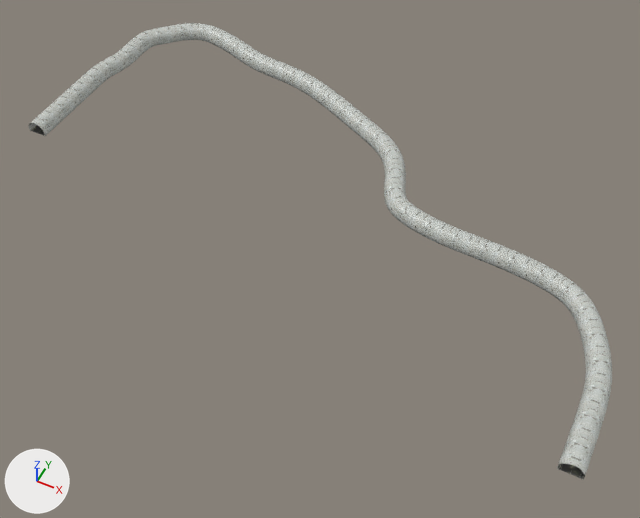
A saved change to the Blender file Tunel/recorridoTunel.blend.
The view is the same before and after, from a camera (50 mm lens) standing at (337.0, -321.0, 348.0) and looking at (187.0, -21.0, -27.0). Lighting does not change. The marker at lower left points along +X, +Y and +Z.

In view in the first picture: 'CilindroTunel'.
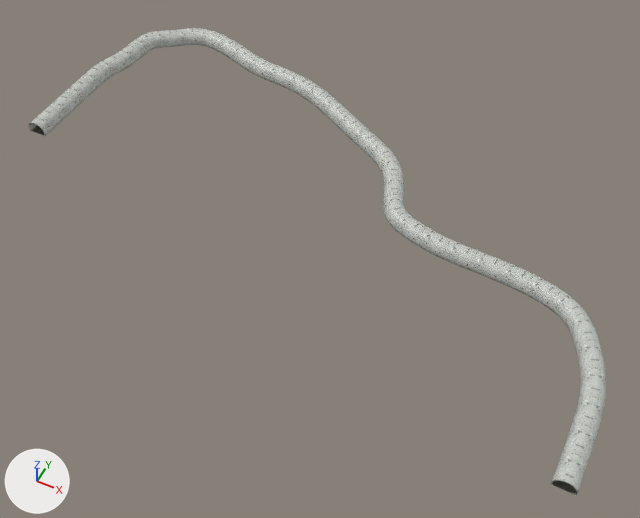
Location of each change, (x1, y1, x2, y2) in pixels of the pictures (640 x 518 px):
'CilindroTunel', reshaped: before (29, 23, 612, 480); after (29, 28, 606, 495)

Diff of the bpy script that builds the scene:
```diff
--- a/Tunel/recorridoTunel.blend.py
+++ b/Tunel/recorridoTunel.blend.py
@@ cu_nurbspath_001 @@
 _sp = cu_nurbspath_001.splines.new('NURBS'); _sp.points.add(34)
-_sp.points.foreach_set('co', [-2.0, 0.0, 0.0, 1.0, -1.0, 0.0, 0.0, 1.0, 0.0, 0.0, 0.0, 1.0, 1.0, 0.0, 0.0, 1.0, 2.0, 0.0, 0.0, 1.0, 3.1, 0.0, 0.0, 1.0, 4.0, 0.0, 0.0, 1.0, 5.0, -0.5, 0.0, 1.0, 6.0, -0.5, 0.0, 1.0, 7.0, -0.5, 0.0, 1.0, 8.0, -0.5, 0.0, 1.0, 8.5, -1.0, 0.0, 1.0, 9.0, -1.5, 0.0, 1.0, 9.5, -2.0, 0.0, 1.0, 10.0, -2.5, 0.0, 1.0, 10.5, -3.5, 0.0, 1.0, 10.5, -4.5, 0.0, 1.0, 10.0, -6.5, 0.0, 1.0, 9.0, -8.5, 0.0, 1.0, 9.0, -10.5, 0.0, 1.0, 8.5, -13.0, 0.0, 1.0, 7.25, -15.5, 0.0, 1.0, 6.0, -18.0, 0.0, 1.0, 5.0, -20.0, 0.0, 1.0, 3.0, -21.0, 0.0, 1.0, 1.0, -21.5, 0.0, 1.0, 0.5, -23.0, 0.0, 1.0, 0.0, -25.0, 0.0, 1.0, 0.025, -28.0, 0.0, 1.0, -0.35, -31.0, 0.0, 1.0, -1.1, -33.0, 0.0, 1.0, -3.1, -34.05, 0.0, 1.0, -5.1, -35.0, 0.0, 1.0, -7.1, -35.0, 0.0, 1.0, -9.1, -35.0, 0.0, 1.0])
+_sp.points.foreach_set('co', [-2.0, 0.0, 0.0, 1.0, -1.0, 0.0, 0.0, 1.0, 0.0, 0.0, 0.0, 1.0, 1.0, 0.0, 0.0, 1.0, 2.0, 0.0, 0.0, 1.0, 3.1, 0.0, 0.0, 1.0, 4.0, 0.0, 0.0, 1.0, 5.0, -0.5, 0.0, 1.0, 6.0, -0.5, -0.1, 1.0, 7.0, -0.5, -0.2, 1.0, 8.0, -0.5, -0.2, 1.0, 8.5, -1.0, -0.2, 1.0, 9.0, -1.5, -0.3, 1.0, 9.5, -2.0, -0.4, 1.0, 10.0, -2.5, -0.4, 1.0, 10.5, -3.5, -0.4, 1.0, 10.5, -4.5, -0.4, 1.0, 10.0, -6.5, -0.4, 1.0, 9.0, -8.5, -0.4, 1.0, 9.0, -10.5, -0.4, 1.0, 8.5, -13.0, -0.4, 1.0, 7.25, -15.5, -0.7, 1.0, 6.0, -18.0, -0.9, 1.0, 5.0, -20.0, -0.9, 1.0, 3.0, -21.0, -0.9, 1.0, 1.0, -21.5, -0.9, 1.0, 0.5, -23.0, -0.9, 1.0, 0.0, -25.0, -1.05, 1.0, 0.025, -28.0, -1.05, 1.0, -0.35, -31.0, -1.05, 1.0, -1.1, -33.0, -1.05, 1.0, -3.1, -34.05, -1.05, 1.0, -5.1, -35.0, -1.15, 1.0, -7.1, -35.0, -1.35, 1.0, -9.1, -35.0, -1.45, 1.0])
 _sp.order_u = 5
```
